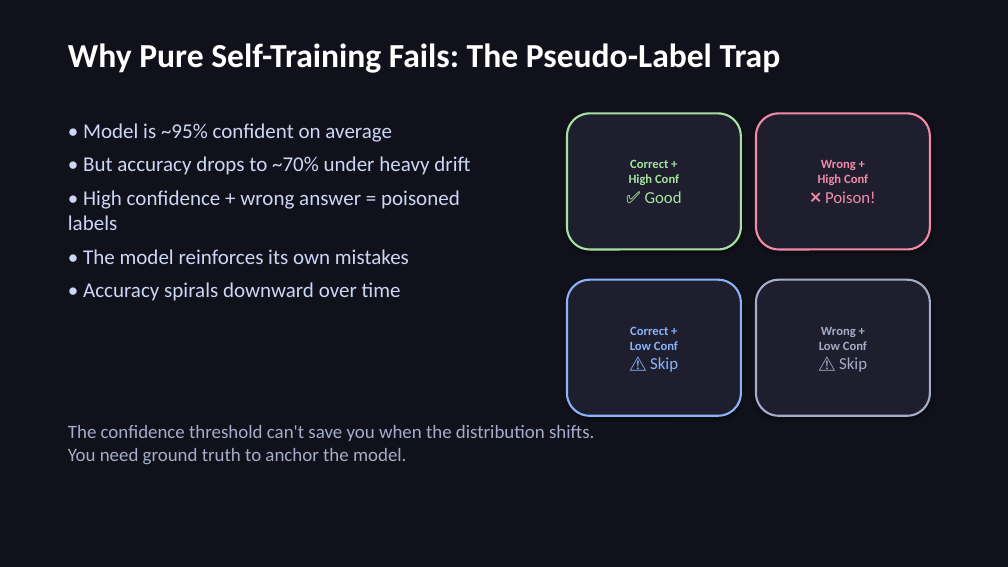
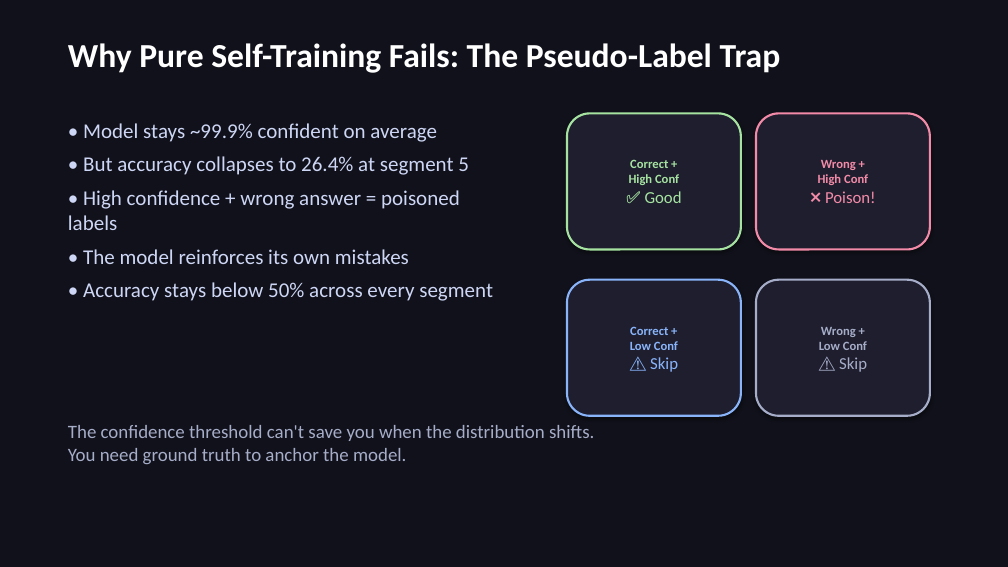
Before and after one commit to pkarakala/cqec-ml-decoder, a slide deck: slide 13 of presentation/adaptive_qec_slides.pptx. Drawn at 1008x567 pixels with LibreOffice and Linux fonts; fonts in the diff are those of the drawing. Boxes give left, top, right and bottom in pixels: in the first picture for what was removed or moved away, otherwise in the second. Text is boxed around its words. In the diff, an @@ line names an element or a change of style, - is before the commit and + after.

Commit message:
Add standalone script for Phase 4 re-run with tuned parameters
- Implemented `run_phase4_rerun.py` to execute the Phase 4 re-run pipeline.
- Configured to save figures to `outputs/figures/` and results to `outputs/phase4_results.json`.
- Integrated drift visualization, dataset generation, training of static and adaptive GRUs, and evaluation of multiple decoders.
- Included analysis of temporal segments and supervision sweep for adaptive GRU.

```diff
--- a/presentation/adaptive_qec_slides.pptx
+++ b/presentation/adaptive_qec_slides.pptx
@@ text at box(83, 123, 469, 175): text changed @@
-• Model is ~95% confident on average
-• But accuracy drops to ~70% under heavy drift
+• Model stays ~99.9% confident on average
+• But accuracy collapses to 26.4% at segment 5
@@ text at box(83, 282, 493, 301): text changed @@
-• Accuracy spirals downward over time
+• Accuracy stays below 50% across every segment
```
Also in this commit, not shown: 6 other slides changed, 20 other files.
